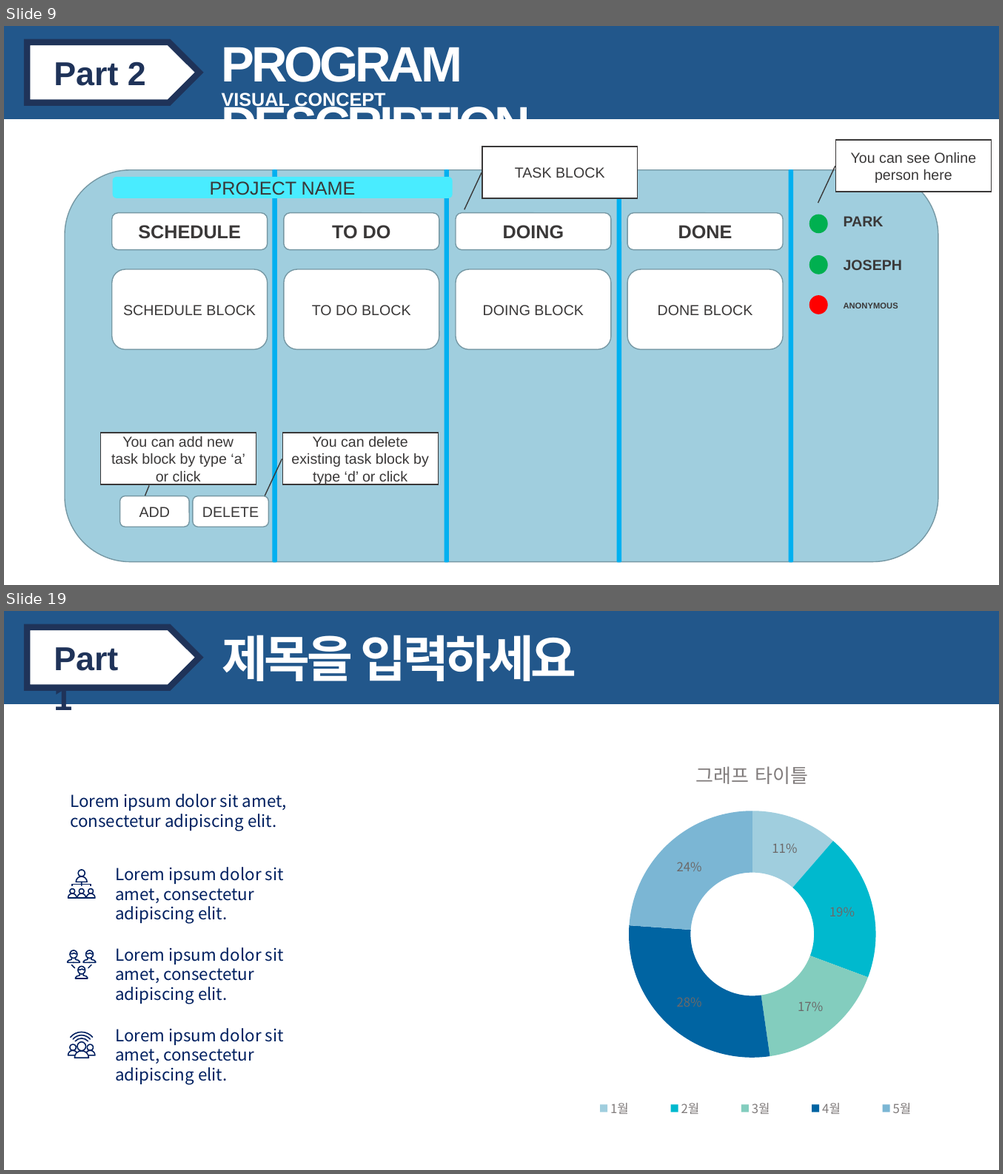
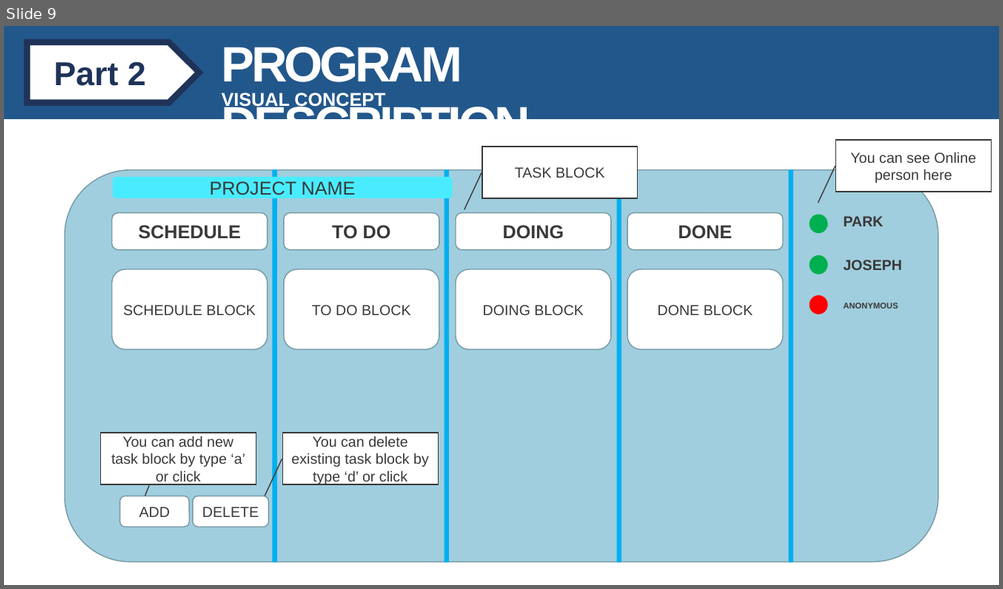
Before and after one commit to sysprogramming/sysproj, a slide deck: TEAM 11.pptx. Shown one above the other, each under a label of ours: slides 9 and 19 before the commit, slide 9 after it; the slides between them are not shown. The pictures are 1003x1174 and 1003x589 pixels, drawn with LibreOffice and Linux fonts; fonts in the diff are those of the drawing. Boxes give left, top, right and bottom in pixels: in the first picture for what was removed or moved away, otherwise in the second. Text is boxed around its words. In the diff, an @@ line names an element or a change of style, - is before the commit and + after.

```diff
--- a/TEAM 11.pptx
+++ b/TEAM 11.pptx
@@ slide 19 removed at bbox=[4, 611, 999, 1170], background #FFFFFF @@
@@ rectangle removed at bbox=[4, 611, 999, 704] @@
@@ pentagon arrow removed at bbox=[27, 627, 199, 688] @@
@@ text removed at bbox=[54, 647, 118, 716] @@
-Part 1
@@ text removed at bbox=[222, 635, 577, 681] @@
-제목을 입력하세요
@@ doughnut chart removed at bbox=[555, 743, 948, 1125] @@
-title "그래프 타이틀 "
-categories: 1월, 2월, 3월, 4월, 5월
-Series 1: 11, 19, 17, 28, 24, -, -, -, -, -, -, -
@@ text removed at bbox=[71, 794, 287, 831] @@
-Lorem ipsum dolor sit amet, consectetur adipiscing elit.
@@ group removed at bbox=[68, 867, 284, 924]: 5 freeform shapes, 4 ellipses, 1 text, 1 line @@
-Lorem ipsum dolor sit amet, consectetur adipiscing elit.
@@ group removed at bbox=[68, 948, 284, 1005]: 9 freeform shapes, 3 ellipses, 2 lines, 1 text @@
-Lorem ipsum dolor sit amet, consectetur adipiscing elit.
@@ group removed at bbox=[68, 1028, 284, 1085]: 6 freeform shapes, 3 ellipses, 1 text @@
-Lorem ipsum dolor sit amet, consectetur adipiscing elit.
```
Also in this commit, not shown: 3 slides changed, 2 slides added, 14 other slides removed.
